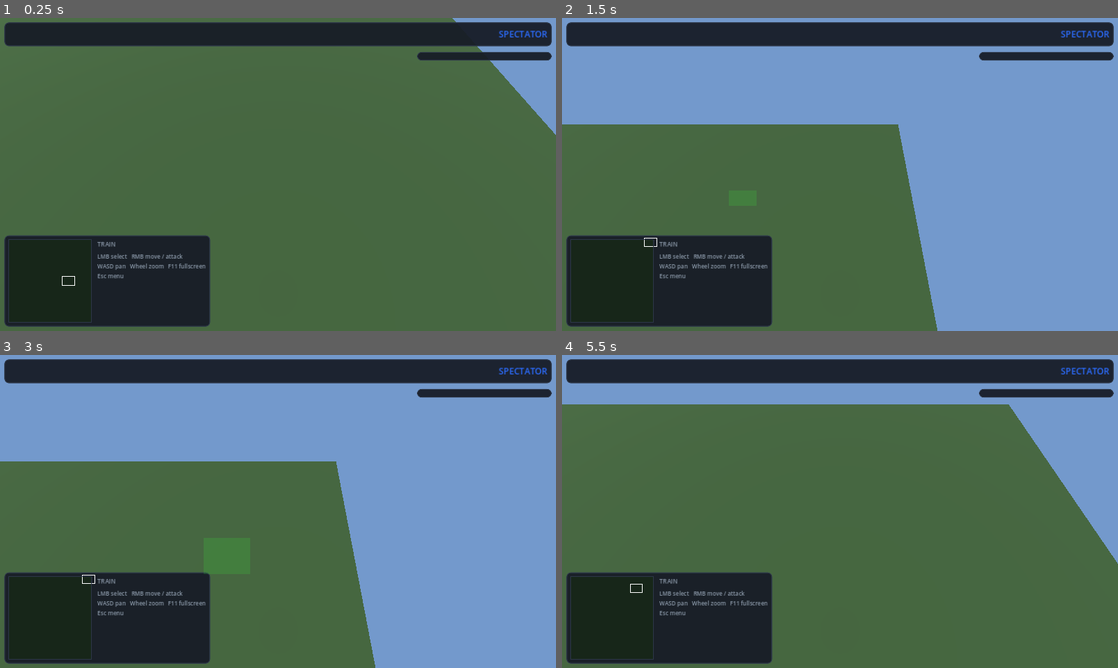
Above: before the commit, frames 1-4 (two rows, left to right).
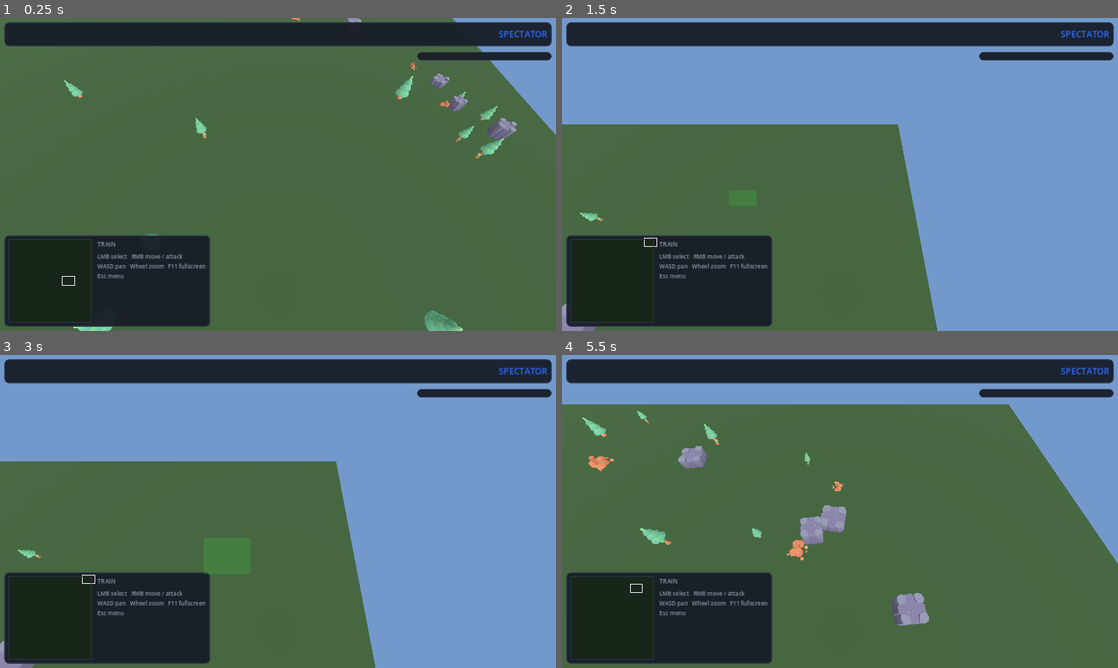
Above: after the commit, the same moments.

Repository: freeb5d/ironfront
Game: Godot game, scene res://scenes/game.tscn
Two runs of this game, one before a commit and one after it. Both use one fixed random seed, a clock stepped at 60 frames per second and the inputs below. This scene is started directly instead of the project's main scene.
Inputs (mouse positions are in pixels of both pictures, inside the frame that each line leads up to):
- Up to frame 1 (0.25 s): no input
- Up to frame 2 (1.5 s): tap Enter at 0.5 s; drag from (612, 280) to (895, 105) at 0.52 s; tap Space at 1.25 s; drag from (728, 190) to (812, 237) at 1.27 s
- Up to frame 3 (3 s): move the mouse to (333, 442) at 2.02 s; hold D 2.03-2.75 s; tap Q at 2.1 s; tap Enter at 2.75 s; drag from (250, 574) to (111, 464) at 2.77 s
- Up to frame 4 (5.5 s): move the mouse to (1006, 558) at 3.52 s; hold A 3.53-4.25 s; tap Q at 3.6, 5.1 s; drag from (673, 464) to (756, 433) at 4.27 s; move the mouse to (867, 511) at 5.02 s; hold S from 5.03 s (still down); click (867, 511) at 5.17 s

The runs differ from the first frame. In frame 1, 1.5% of the frame differs, in the area x 11-93%, y 0-100%; in frame 2, 0.2%; in frame 3, 0.2%; in frame 4, 2.2%, in the area x 3-66%, y 17-87%.
Error in both runs: Out of bounds get index '0' (on base: 'Array') (res://scripts/sim.gd:46)

Commit message:
Real models: soldiers, tanks, HQ buildings, base decor, trees and rocks (all CC0)

Diff:
--- a/scripts/data.gd
+++ b/scripts/data.gd
@@ -38,6 +38,18 @@
 }
 
 
+# Models per nation: HQ building, then [model, fit_by_height, target_size] for the light and heavy unit.
+const _U := "res://assets/units/"
+const _B := "res://assets/buildings/kenney_city_industrial/"
+const VISUALS := {
+	"USA": {"hq": _B + "building-a.glb", "units": [[_U + "soldier_b.glb", true, 2.4], [_U + "tank_a.glb", false, 5.0]]},
+	"China": {"hq": _B + "building-c.glb", "units": [[_U + "soldier_a.glb", true, 2.4], [_U + "tank_b.glb", false, 5.0]]},
+	"Russia": {"hq": _B + "building-e.glb", "units": [[_U + "soldier_a.glb", true, 2.4], [_U + "tank_c.glb", false, 5.4]]},
+	"Israel": {"hq": _B + "building-g.glb", "units": [[_U + "soldier_b.glb", true, 2.4], [_U + "tank_d.glb", false, 5.0]]},
+	"Iran": {"hq": _B + "building-i.glb", "units": [[_U + "soldier_a.glb", true, 2.4], [_U + "vehicle_x.glb", false, 5.6]]},
+}
+
+
 static func country_names() -> Array:
 	return COUNTRIES.keys()
 
--- a/scripts/game.gd
+++ b/scripts/game.gd
@@ -119,6 +119,9 @@
 	gm.albedo_color = Color(0.22, 0.34, 0.2)
 	ground.material_override = gm
 	add_child(ground)
+
+	_scatter_props()
+	_decorate_bases()
 
 	cam_pivot = Node3D.new()
 	add_child(cam_pivot)
@@ -291,6 +294,23 @@
 	var k: float = minf(1.0, dt * 14.0)
 	for id in views:
 		var node: Node3D = views[id]
+		var d3: Vector3 = targets[id] - node.position
+		d3.y = 0.0
+		if d3.length() > 0.12 and info[id][0] != 0:
+			var pv: Node3D = node.get_node("pivot")
+			pv.rotation.y = lerp_angle(pv.rotation.y, atan2(d3.x, d3.z), minf(1.0, dt * 10.0))
+			if node.has_meta("mv"):
+				node.set_meta("mv", 0.3)
+		elif node.has_meta("mv"):
+			node.set_meta("mv", maxf(0.0, float(node.get_meta("mv")) - dt))
+		if node.has_meta("ap"):
+			var ap: AnimationPlayer = node.get_meta("ap")
+			var want: String = String(node.get_meta("run")) if float(node.get_meta("mv")) > 0.0 else String(node.get_meta("idle"))
+			if want == "":
+				if ap.is_playing():
+					ap.pause()
+			elif ap.current_animation != want or not ap.is_playing():
+				ap.play(want)
 		node.position = node.position.lerp(targets[id], k)
 		node.get_node("sel").visible = selected.has(id)
 
@@ -374,34 +394,67 @@
 
 func _make_view(id: int, kind: int, owner: int) -> void:
 	var root: Node3D = Node3D.new()
-	var body: MeshInstance3D = MeshInstance3D.new()
-	var mat: StandardMaterial3D = StandardMaterial3D.new()
-	mat.albedo_color = Data.PLAYER_COLORS[owner]
-	body.material_override = mat
-	var bar_w: float = 2.0
-	var bar_y: float = 3.2
-	var ring_r: float = 1.8
+	add_child(root)
+	var pivot: Node3D = Node3D.new()
+	pivot.name = "pivot"
+	root.add_child(pivot)
+
+	var country: String = Net.slots[owner]["country"]
+	var col: Color = Data.PLAYER_COLORS[owner]
+	var bar_w: float = 2.2
+	var bar_y: float = 3.6
+	var ring_r: float = 1.9
+	var disc_r: float = 1.3
+	var model_path: String = ""
+	var by_h: bool = true
+	var size: float = 2.4
 	if kind == 0:
-		var bm: BoxMesh = BoxMesh.new()
-		bm.size = Vector3(10, 5, 10)
-		body.mesh = bm
-		body.position.y = 2.5
-		bar_w = 8.0
-		bar_y = 7.0
-		ring_r = 8.0
-	elif kind == 1:
+		model_path = Data.VISUALS[country]["hq"]
+		by_h = false
+		size = 13.0
+		bar_w = 9.0
+		bar_y = 9.0
+		ring_r = 8.5
+		disc_r = 8.5
+	else:
+		var v: Array = Data.VISUALS[country]["units"][kind - 1]
+		model_path = v[0]
+		by_h = v[1]
+		size = v[2]
+		if not by_h:
+			bar_w = 3.4
+			bar_y = 3.8
+			ring_r = 3.4
+			disc_r = 2.8
+
+	# team-coloured ground disc so ownership is readable whatever the model colours are
+	var disc: MeshInstance3D = MeshInstance3D.new()
+	var dm: CylinderMesh = CylinderMesh.new()
+	dm.top_radius = disc_r
+	dm.bottom_radius = disc_r
+	dm.height = 0.14
+	disc.mesh = dm
+	var dmat: StandardMaterial3D = StandardMaterial3D.new()
+	dmat.shading_mode = BaseMaterial3D.SHADING_MODE_UNSHADED
+	dmat.albedo_color = col
+	disc.material_override = dmat
+	disc.position.y = 0.07
+	pivot.add_child(disc)
+
+	var res = load(model_path)
+	if res != null:
+		var inst: Node3D = res.instantiate()
+		pivot.add_child(inst)
+		_fit(inst, size, by_h)
+		_setup_anim(root, inst)
+	else:
+		var fb: MeshInstance3D = MeshInstance3D.new()
 		var cm: CapsuleMesh = CapsuleMesh.new()
 		cm.radius = 0.6
 		cm.height = 2.0
-		body.mesh = cm
-		body.position.y = 1.0
-	else:
-		var tm: BoxMesh = BoxMesh.new()
-		tm.size = Vector3(2.6, 1.4, 3.6)
-		body.mesh = tm
-		body.position.y = 0.7
-	body.name = "body"
-	root.add_child(body)
+		fb.mesh = cm
+		fb.position.y = 1.0
+		pivot.add_child(fb)
 
 	var bar: MeshInstance3D = MeshInstance3D.new()
 	var barm: BoxMesh = BoxMesh.new()
@@ -427,13 +480,137 @@
 	rmat.albedo_color = Color(0.2, 1, 0.2, 0.5)
 	rmat.transparency = BaseMaterial3D.TRANSPARENCY_ALPHA
 	ring.material_override = rmat
-	ring.position.y = 0.08
+	ring.position.y = 0.2
 	ring.visible = false
 	ring.name = "sel"
 	root.add_child(ring)
 
-	add_child(root)
 	views[id] = root
+
+
+# ---- model helpers ----
+
+func _bounds(inst: Node3D) -> AABB:
+	var parent: Node3D = inst.get_parent() as Node3D
+	var inv: Transform3D = parent.global_transform.affine_inverse()
+	var have: bool = false
+	var box: AABB = AABB()
+	var skels: Array = inst.find_children("*", "Skeleton3D", true, false)
+	if not skels.is_empty():
+		# skinned models: bone positions give a reliable body extent
+		for sk in skels:
+			for b in sk.get_bone_count():
+				var p: Vector3 = inv * (sk.global_transform * sk.get_bone_global_rest(b).origin)
+				if not have:
+					box = AABB(p, Vector3.ZERO)
+					have = true
+				else:
+					box = box.expand(p)
+		box = box.grow(maxf(box.size.x, maxf(box.size.y, box.size.z)) * 0.06)
+		return box
+	for mi in inst.find_children("*", "MeshInstance3D", true, false):
+		var b2: AABB = (inv * mi.global_transform) * mi.get_aabb()
+		if not have:
+			box = b2
+			have = true
+		else:
+			box = box.merge(b2)
+	return box
+
+
+func _fit(inst: Node3D, target: float, by_height: bool) -> void:
+	var box: AABB = _bounds(inst)
+	var dim: float = box.size.y if by_height else maxf(box.size.x, box.size.z)
+	if OS.get_cmdline_user_args().has("--autotest"):
+		print("FIT %s raw=%s dim=%.3f" % [inst.name, box.size, dim])
+	if dim < 0.0001:
+		return
+	var k: float = target / dim
+	inst.scale = Vector3.ONE * k
+	inst.position = Vector3(-(box.position.x + box.size.x * 0.5) * k, -box.position.y * k, -(box.position.z + box.size.z * 0.5) * k)
+
+
+func _setup_anim(root: Node3D, inst: Node3D) -> void:
+	var aps: Array = inst.find_children("*", "AnimationPlayer", true, false)
+	if aps.is_empty():
+		return
+	var ap: AnimationPlayer = aps[0]
+	var idle: String = ""
+	var run: String = ""
+	for n in ap.get_animation_list():
+		var low: String = String(n).to_lower()
+		if idle == "" and low.ends_with("idle"):
+			idle = String(n)
+		if run == "" and (low.ends_with("|run") or low.ends_with("tank_forward")):
+			run = String(n)
+	for nm in [idle, run]:
+		if nm != "":
+			ap.get_animation(nm).loop_mode = Animation.LOOP_LINEAR
+	root.set_meta("ap", ap)
+	root.set_meta("idle", idle)
+	root.set_meta("run", run)
+	root.set_meta("mv", 0.0)
+	if idle != "":
+		ap.play(idle)
+
+
+func _place_model(path: String, pos: Vector3, size: float, by_h: bool, yaw: float) -> void:
+	var res = load(path)
+	if res == null:
+		return
+	var holder: Node3D = Node3D.new()
+	holder.position = pos
+	holder.rotation.y = yaw
+	add_child(holder)
+	var inst: Node3D = res.instantiate()
+	holder.add_child(inst)
+	_fit(inst, size, by_h)
+
+
+func _scatter_props() -> void:
+	var r: RandomNumberGenerator = RandomNumberGenerator.new()
+	r.seed = Net.seed_value + 7
+	var trees: Array = ["res://assets/props/tree.glb", "res://assets/props/tree-high.glb"]
+	var rocks: Array = ["res://assets/props/rocks-high.glb", "res://assets/props/rocks-low.glb", "res://assets/props/stones.glb"]
+	var placed: int = 0
+	var attempts: int = 0
+	while placed < 100 and attempts < 800:
+		attempts += 1
+		var a: float = r.randf() * TAU
+		var rad: float = r.randf_range(30.0, 150.0)
+		if rad < 105.0 and r.randf() < 0.85:
+			continue # keep the battle lanes mostly clear
+		var p: Vector3 = Vector3(cos(a) * rad, 0.0, sin(a) * rad)
+		var blocked: bool = false
+		for i in Data.MAX_SLOTS:
+			if p.distance_to(Data.slot_pos(i)) < 34.0:
+				blocked = true
+		if blocked:
+			continue
+		if r.randf() < 0.65:
+			_place_model(trees[r.randi() % trees.size()], p, r.randf_range(5.0, 9.0), true, r.randf() * TAU)
+		else:
+			_place_model(rocks[r.randi() % rocks.size()], p, r.randf_range(3.0, 7.0), false, r.randf() * TAU)
+		placed += 1
+
+
+func _decorate_bases() -> void:
+	var kit: String = "res://assets/buildings/kenney_city_industrial/"
+	for i in Net.slots.size():
+		var t: String = Net.slots[i]["type"]
+		if t != "human" and t != "bot":
+			continue
+		var base: Vector3 = Data.slot_pos(i)
+		var out: Vector3 = base.normalized()
+		var side: Vector3 = out.rotated(Vector3.UP, PI / 2.0)
+		var yaw: float = atan2(out.x, out.z)
+		_place_model(kit + "shipping-container-a.glb", base + out * 15.0 + side * -9.0, 4.5, false, yaw)
+		_place_model(kit + "shipping-container-b.glb", base + out * 15.0 + side * -3.0, 4.5, false, yaw)
+		_place_model(kit + "shipping-container-c.glb", base + out * 15.0 + side * 3.0, 4.5, false, yaw)
+		_place_model(kit + "water-tower.glb", base + out * 17.0 + side * 10.0, 10.0, true, 0.0)
+		_place_model(kit + "detail-tank.glb", base + out * 10.0 + side * 13.0, 4.0, false, 0.0)
+		_place_model("res://assets/props/tent.glb", base + side * -15.0, 5.0, false, yaw)
+		_place_model("res://assets/props/flag.glb", base + out * -9.0 + side * 8.0, 6.0, true, 0.0)
 
 
 func _update_hp(id: int, _kind: int, frac: float) -> void:
Not shown, added: assets/props/License.txt
Binary file added: assets/props/Textures/colormap.png
Binary file added: assets/props/fence.glb
Binary file added: assets/props/flag.glb
Binary file added: assets/props/plant.glb
Binary file added: assets/props/rocks-high.glb
Binary file added: assets/props/rocks-low.glb
Binary file added: assets/props/stones.glb
Binary file added: assets/props/tent.glb
Binary file added: assets/props/tree-high.glb
Binary file added: assets/props/tree.glb
Binary file added: assets/units/soldier_a.glb
(and 7 more such lines)
